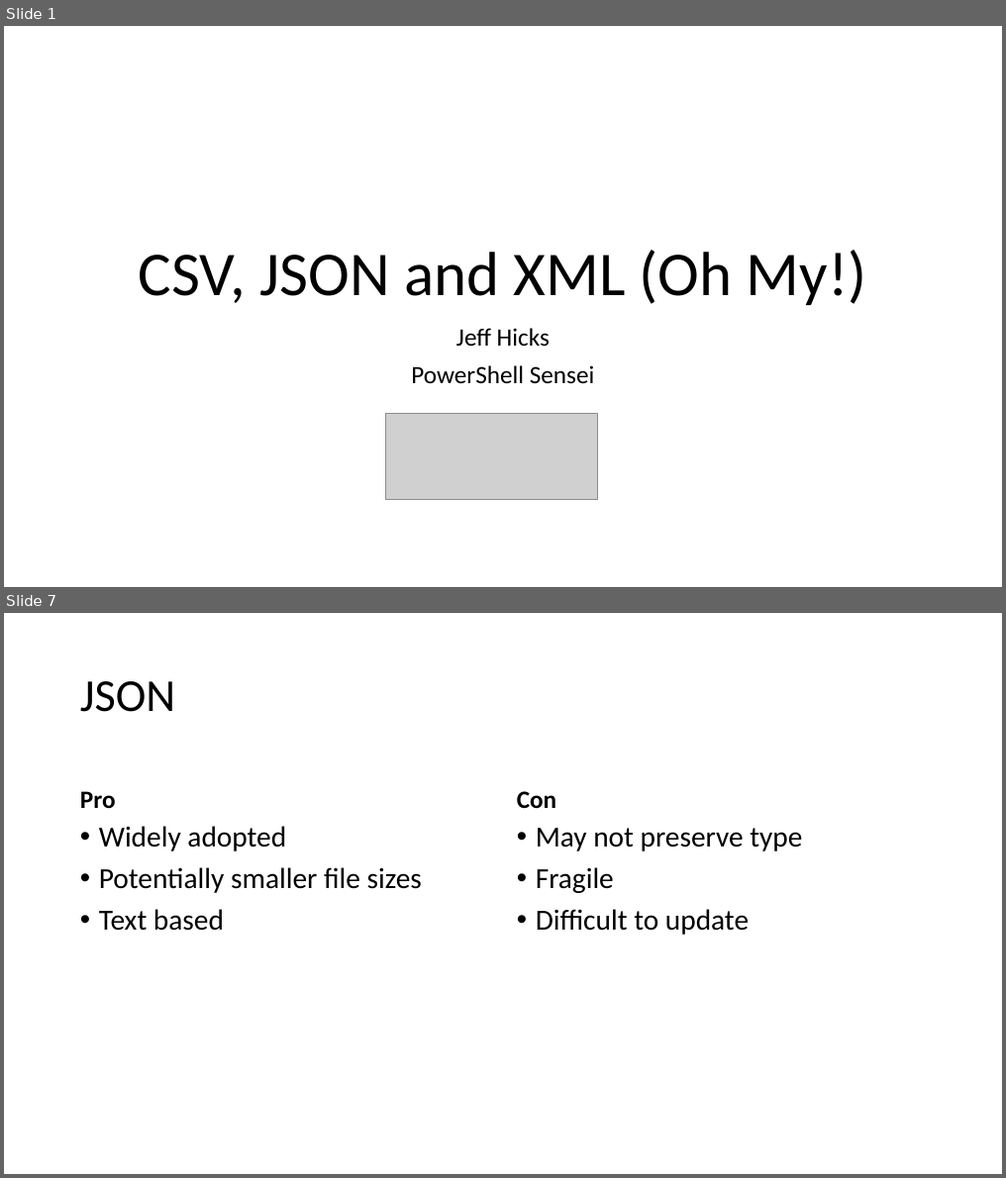
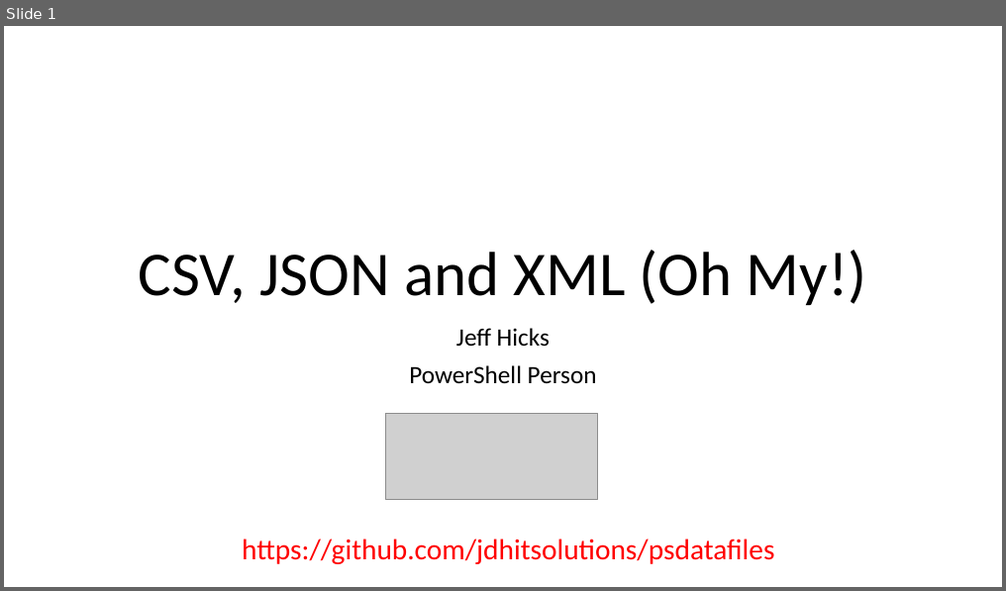
Before and after one commit to jdhitsolutions/psdatafiles, a slide deck: PowerShell-DataFiles.pptx. Shown one above the other, each under a label of ours: slides 1 and 7 before the commit, slide 1 after it; the slides between them are not shown. The pictures are 1006x1178 and 1006x591 pixels, drawn with LibreOffice and Linux fonts; fonts in the diff are those of the drawing; grey boxes stand for pictures; background and template pictures are left out. Boxes give left, top, right and bottom in pixels: in the first picture for what was removed or moved away, otherwise in the second. Text is boxed around its words. In the diff, an @@ line names an element or a change of style, - is before the commit and + after.

```diff
--- a/PowerShell-DataFiles.pptx
+++ b/PowerShell-DataFiles.pptx
@@ slide 7 removed at (4, 613, 1002, 1174), background #FFFFFF @@
@@ title removed at (80, 681, 175, 712) @@
-JSON
@@ text removed at (80, 791, 116, 808) @@
-Pro
@@ text removed at (517, 791, 556, 808) @@
-Con
@@ text removed at (99, 826, 422, 931) @@
-• Widely adopted
-• Potentially smaller file sizes
-• Text based
@@ text removed at (536, 828, 802, 935) @@
-• May not preserve type
-• Fragile
-• Difficult to update
@@ slide 1 changed as well @@
@@ subtitle at (409, 366, 597, 384): text changed @@
-PowerShell Sensei
+PowerShell Person
@@ text added at (242, 539, 774, 565), 28 pt, text #FF0000 @@
+https://github.com/jdhitsolutions/psdatafiles
```
Also in this commit, not shown: 1 other slide changed, 1 slide added, 10 other slides removed, 7 other files.
